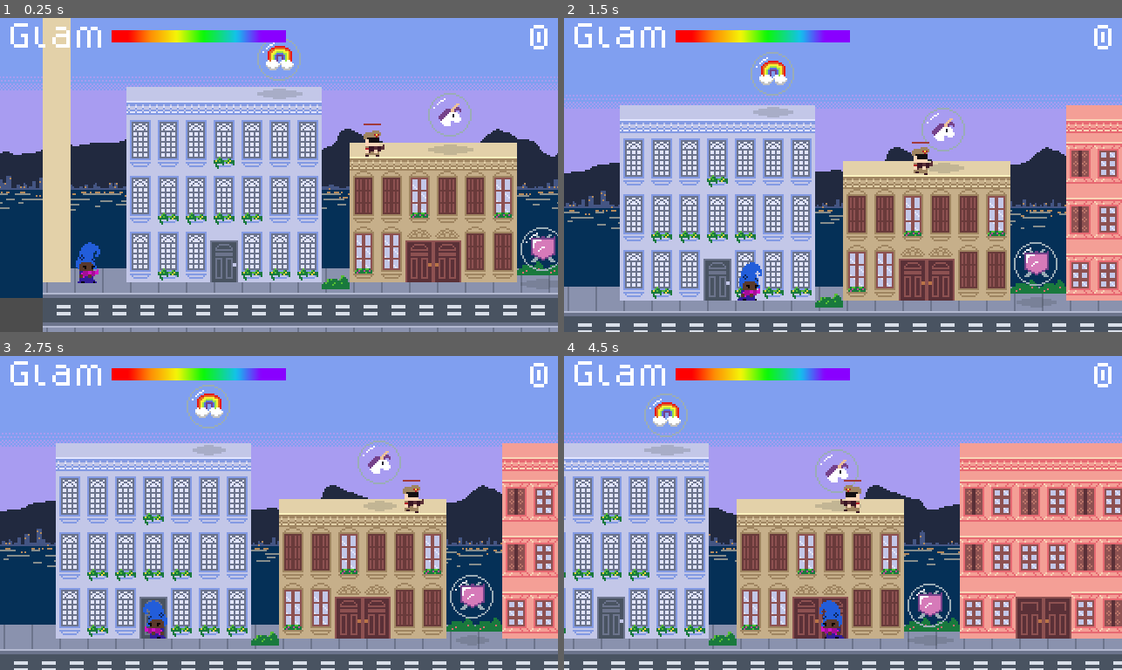
Above: before the commit, frames 1-4 (two rows, left to right).
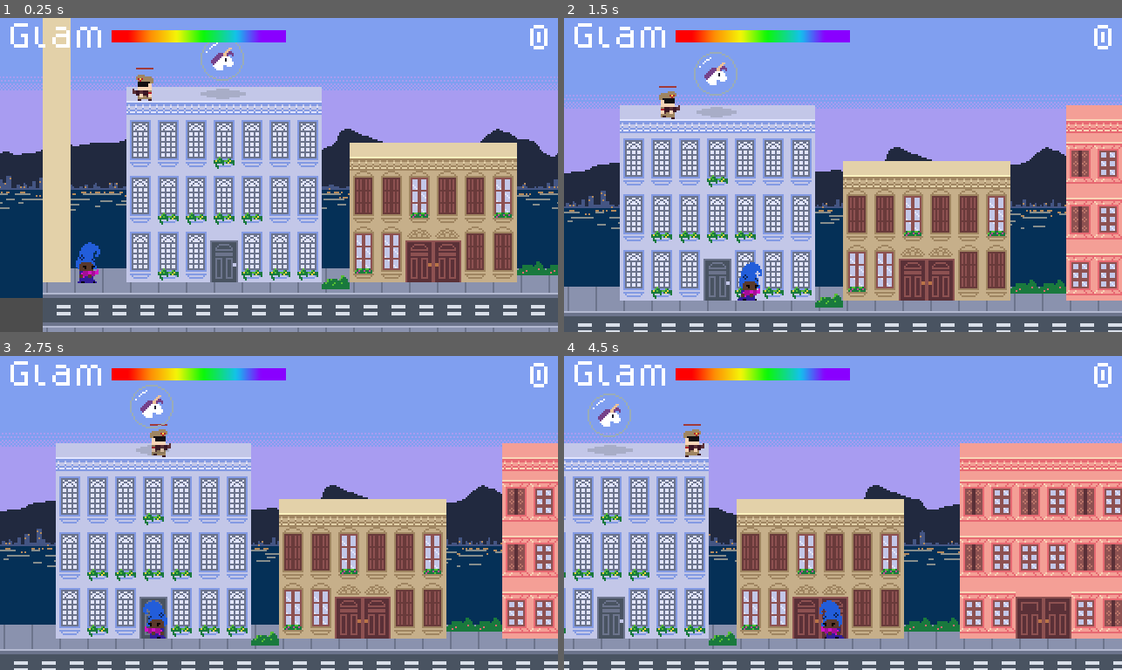
Above: after the commit, the same moments.

Repository: hamiltonromualdo/bring-ur-glam
Game: Godot game, scene res://src/Levels/Playground.tscn
Same seed, same stepped clock (60 frames per second), same inputs: the game is played once before the commit and once after it. This scene is started directly instead of the project's main scene. Sound files missing from this copy of the repository are replaced by a short silence.
Inputs (mouse positions are in pixels of both pictures, inside the frame that each line leads up to):
- Up to frame 1 (0.25 s): no input
- Up to frame 2 (1.5 s): tap Enter (ui_accept) at 0.5, 0.77 s; move the mouse to (965, 159) at 0.52 s; hold Right (ui_right) from 0.53 s (still down); move the mouse to (731, 190) at 1.27 s
- Up to frame 3 (2.75 s): tap Enter (ui_accept) at 1.52 s; move the mouse to (334, 443) at 2.02 s; release Right (ui_right) at 2.03 s; hold Left (ui_left) from 2.03 s (still down)
- Up to frame 4 (4.5 s): move the mouse to (815, 575) at 2.77 s; release Left (ui_left) at 2.78 s; hold Right (ui_right) 2.78-4.28 s; tap Enter (ui_accept) at 3.02, 3.77 s; move the mouse to (1010, 560) at 3.52 s; move the mouse to (675, 465) at 4.27 s; hold Left (ui_left) from 4.28 s (still down)

The runs differ from the first frame. In frame 1, 2.4% of the frame differs, in the area x 23-100%, y 6-81%; in frame 2, 2.4%, in the area x 17-89%, y 10-86%; in frame 3, 2.3%; in frame 4, 2.4%.

Commit message:
Adding some more pickable items in main level

Diff:
--- a/bring_ur_glam/src/Levels/Playground.tscn
+++ b/bring_ur_glam/src/Levels/Playground.tscn
@@ -1913,13 +1913,13 @@
 [node name="AnimatedSprite" type="AnimatedSprite" parent="Decoration"]
 position = Vector2( -712, 171 )
 frames = SubResource( 7 )
-frame = 2
+frame = 3
 playing = true
 
 [node name="AnimatedSprite2" type="AnimatedSprite" parent="Decoration"]
 position = Vector2( 674, 170 )
 frames = SubResource( 7 )
-frame = 1
+frame = 2
 playing = true
 
 [node name="DecorationOffset-4" type="TileMap" parent="."]
@@ -1953,25 +1953,12 @@
 autoplay = true
 bus = "Music"
 
-[node name="Star" parent="." instance=ExtResource( 20 )]
-position = Vector2( -1256, 60 )
-type = 4
-
-[node name="Star2" parent="." instance=ExtResource( 20 )]
-position = Vector2( -1158, 92 )
-type = 2
-
-[node name="Star3" parent="." instance=ExtResource( 20 )]
-position = Vector2( -1105, 169 )
-type = 3
-
 [node name="Enemies" type="Node2D" parent="."]
 
 [node name="Enemy" parent="Enemies" instance=ExtResource( 17 )]
-position = Vector2( -1204, 100 )
+position = Vector2( -1330.65, 75.324 )
 HP = 5
 SPEED = 25
-PLAYER_FINDER_SIZE = 0
 
 [node name="Enemy2" parent="Enemies" instance=ExtResource( 17 )]
 position = Vector2( -954, 181 )
@@ -2083,4 +2070,57 @@
 position = Vector2( 1975, 173 )
 shape = SubResource( 1 )
 
+[node name="PickableItems" type="Node2D" parent="."]
+
+[node name="Shield" type="Node2D" parent="PickableItems"]
+
+[node name="PickableItem" parent="PickableItems/Shield" instance=ExtResource( 20 )]
+position = Vector2( -781.258, 66.8944 )
+type = 3
+
+[node name="PickableItem3" parent="PickableItems/Shield" instance=ExtResource( 20 )]
+position = Vector2( 1210.63, 168.934 )
+type = 3
+
+[node name="Glam" type="Node2D" parent="PickableItems"]
+position = Vector2( 43.1257, -187.881 )
+
+[node name="PickableItem" parent="PickableItems/Glam" instance=ExtResource( 20 )]
+position = Vector2( 320.821, 59.8303 )
+type = 2
+
+[node name="PickableItem2" parent="PickableItems/Glam" instance=ExtResource( 20 )]
+position = Vector2( 1787.81, 166.343 )
+type = 2
+
+[node name="ScorePoints" type="Node2D" parent="PickableItems"]
+
+[node name="PickableItem" parent="PickableItems/ScorePoints" instance=ExtResource( 20 )]
+position = Vector2( -1288.62, 59.9424 )
+type = 2
+
+[node name="PickableItem2" parent="PickableItems/ScorePoints" instance=ExtResource( 20 )]
+position = Vector2( -683.56, 167.924 )
+type = 2
+
+[node name="PickableItem3" parent="PickableItems/ScorePoints" instance=ExtResource( 20 )]
+position = Vector2( -217.286, 59.8501 )
+type = 2
+
+[node name="PickableItem4" parent="PickableItems/ScorePoints" instance=ExtResource( 20 )]
+position = Vector2( 424.785, 167.924 )
+type = 2
+
+[node name="PickableItem5" parent="PickableItems/ScorePoints" instance=ExtResource( 20 )]
+position = Vector2( 753.573, 92.3751 )
+type = 2
+
+[node name="PickableItem6" parent="PickableItems/ScorePoints" instance=ExtResource( 20 )]
+position = Vector2( 1522.44, 167.956 )
+type = 2
+
+[node name="PickableItem7" parent="PickableItems/ScorePoints" instance=ExtResource( 20 )]
+position = Vector2( 1943.09, 167.207 )
+type = 2
+
 [connection signal="body_entered" from="Door/DoorArea" to="." method="_on_DoorArea_body_entered"]
